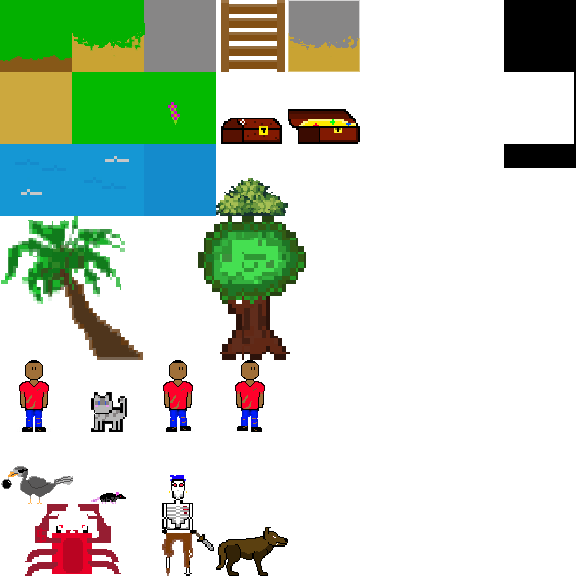
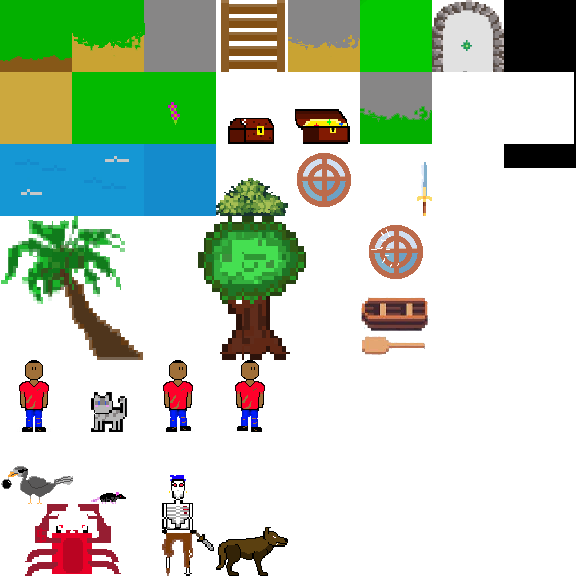
Comparing the layer stacks of the two w=576, h=576 images. Changes:
added layer "Layer 9" above "Layer 11" over (432, 0, 504, 72)
added layer "Layer 11" above "Layer 10" over (361, 297, 430, 356)
added layer "Layer 10" (40%) above "Layer 8" over (434, 9, 502, 72)
added layer "Layer 6" above "rock" over (417, 162, 432, 216)
added layer "rock" (1st of 2) above "rock" over (360, 72, 432, 144)
painted on "rock" (2nd of 2) over (288, 0, 360, 72)
painted on "chest open" over (288, 109, 360, 144)
painted on "chest" over (221, 118, 283, 144)
added layer "output-onlineimagetools (11) copy" in group "Group 1" over (369, 197, 425, 279)
added layer "output-onlineimagetools (11)" in group "Group 1" over (297, 153, 351, 207)
added layer "Grass copy 14" in group "Group 1" over (360, 0, 432, 72)
